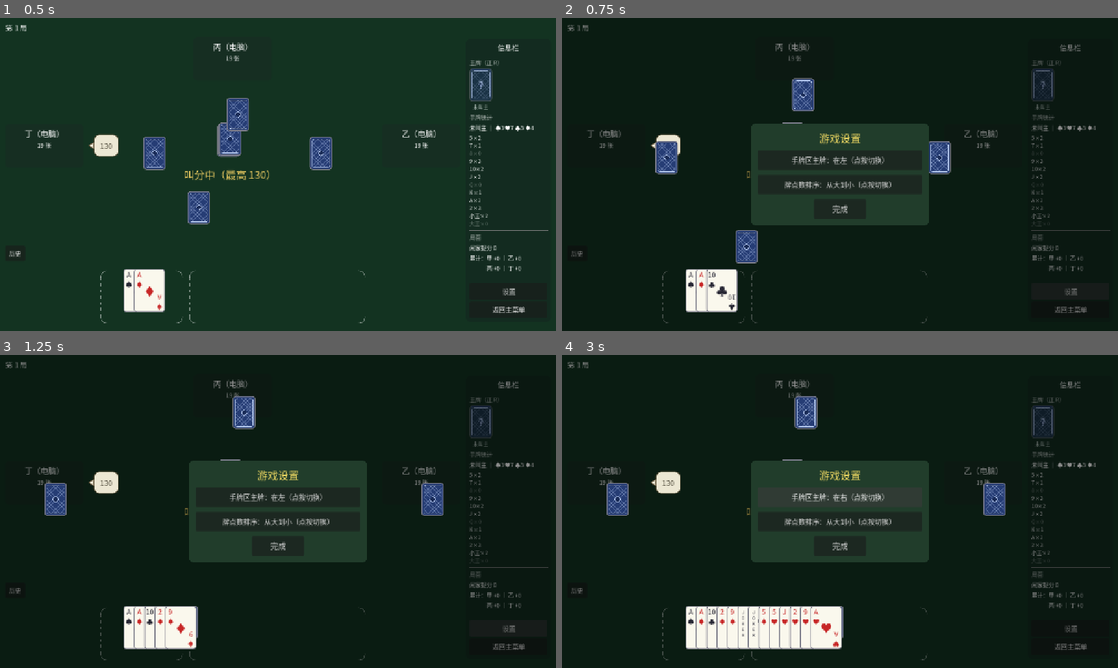
Above: before the commit, frames 1-4 (two rows, left to right).
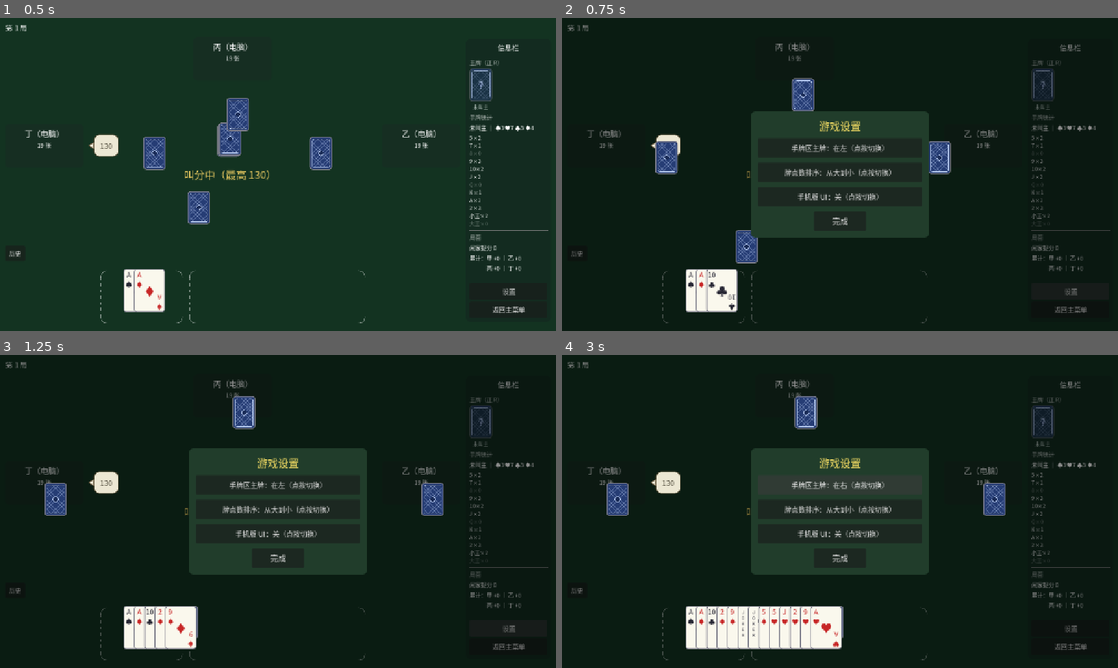
Above: after the commit, the same moments.

Repository: longy1/three-beat-one
Game: Godot game, scene res://scene/table/game_table.tscn
Two runs of this game, one before a commit and one after it. Both use one fixed random seed, a clock stepped at 60 frames per second and the inputs below. This scene is started directly instead of the project's main scene.
Inputs:
- Up to frame 1 (0.5 s): no input
- Up to frame 2 (0.75 s): click "设置" at 0.5 s
- Up to frame 3 (1.25 s): no input
- Up to frame 4 (3 s): click "返回主菜单" at 1.25 s; click "历史" at 2 s; click "手牌区主牌：在左（点按切换）" at 2.75 s

Frame 1 is identical in both runs. In frame 2, 3.9% of the frame differs, in the area x 34-66%, y 29-71%; in frame 3, 3.9%; in frame 4, 4.0%.

Commit message:
feat: 手机版 UI 布局与设置调试入口
- 移动端设备（android/ios/web_android/web_ios）自动启用手机版布局；
  设置面板新增「手机版 UI（调试）：关/开」循环按钮（AppSettings.mobile_ui
  持久化，PC 经此调试入口验证）
- 手机版：手牌区加宽至约 90% 屏宽（BottomArea 右缘 -220 → -128）；
  右侧信息栏默认收起，右上角「信息/收起」切换按钮展开浮层（腾出操作空间）；
  桌面版布局完全不变
- ui-mockup.svg 追加手机版变体屏并修订发牌动画描述；字体子集重跑（新文案）
- 新增 test_mobile_layout_mode（布局/按钮/收起展开/桌面还原口径）

Diff:
--- a/script/app_settings.gd
+++ b/script/app_settings.gd
@@ -13,6 +13,8 @@
 
 static var main_side: int = MainSide.LEFT
 static var sort_order: int = SortOrder.BIG_FIRST
+## 手机版 UI：强制启用移动端牌桌布局（调试入口；真机由设备特性自动判定）
+static var mobile_ui: bool = false
 ## 存储路径（测试可指向临时文件，避免覆写真实用户设置）
 static var cfg_path: String = CFG_PATH
 
@@ -27,10 +29,23 @@
 		return
 	main_side = cfg.get_value("hand", "main_side", MainSide.LEFT)
 	sort_order = cfg.get_value("hand", "sort_order", SortOrder.BIG_FIRST)
+	mobile_ui = cfg.get_value("ui", "mobile_ui", false)
 
 
 static func save_settings() -> void:
 	var cfg := ConfigFile.new()
 	cfg.set_value("hand", "main_side", main_side)
 	cfg.set_value("hand", "sort_order", sort_order)
+	cfg.set_value("ui", "mobile_ui", mobile_ui)
 	cfg.save(cfg_path)
+
+
+## 运行设备是否移动端（Godot 特性标签：原生 android/ios；Web 移动浏览器 web_android/web_ios）
+static func is_mobile_device() -> bool:
+	return OS.has_feature("android") or OS.has_feature("ios") \
+		or OS.has_feature("web_android") or OS.has_feature("web_ios")
+
+
+## 手机版 UI 生效口径：移动端设备自动启用，或设置项强制开启（PC 调试入口）
+static func effective_mobile_ui() -> bool:
+	return mobile_ui or is_mobile_device()
--- a/script/menu/settings_dialog.gd
+++ b/script/menu/settings_dialog.gd
@@ -1,15 +1,17 @@
 class_name SettingsDialog
 extends PanelContainer
-## 游戏设置弹层：手牌区主牌框位置（左/右）与牌点数排序方向（从大到小/从小到大）。
-## 两项均为循环切换按钮（点按翻转并即时保存生效，AppSettings 单一事实源）；
-## on_changed 在每次变更时回调（牌桌据此重渲手牌）。程序化构建（与 ScoresDialog
-## 同口径：遮罩 + 居中锚点 UiStyle.center_anchor + 面板 z_index 60 + content_margin 15）。
-## 【完成】关闭。主菜单设置入口与牌桌右下信息栏设置入口共用本弹层。
+## 游戏设置弹层：手牌区主牌框位置（左/右）、牌点数排序方向（从大到小/从小到大）、
+## 手机版 UI（调试，关/开）。各项均为循环切换按钮（点按翻转并即时保存生效，
+## AppSettings 单一事实源）；on_changed 在每次变更时回调（牌桌据此重应用布局与
+## 重渲手牌）。程序化构建（与 ScoresDialog 同口径：遮罩 + 居中锚点
+## UiStyle.center_anchor + 面板 z_index 60 + content_margin 15）。【完成】关闭。
+## 主菜单设置入口与牌桌右下信息栏设置入口共用本弹层。
 
 
 var _changed: Callable
 var _main_button: Button
 var _order_button: Button
+var _mobile_button: Button
 
 
 static func create(parent: Node, on_changed: Callable) -> SettingsDialog:
@@ -71,6 +73,11 @@
 		AppSettings.sort_order = AppSettings.SortOrder.SMALL_FIRST \
 			if AppSettings.sort_order == AppSettings.SortOrder.BIG_FIRST else AppSettings.SortOrder.BIG_FIRST
 		_apply_change(_order_button, _order_text()))
+	# 手机版 UI（调试）：关 ⇄ 开（移动端设备自动生效；PC 经此调试入口强制开启验证）
+	_mobile_button = _row_button(box, "手机版 UI", _mobile_text())
+	_mobile_button.pressed.connect(func():
+		AppSettings.mobile_ui = not AppSettings.mobile_ui
+		_apply_change(_mobile_button, _mobile_text()))
 
 	var done := Button.new()
 	done.text = "完成"
@@ -106,3 +113,7 @@
 
 func _order_text() -> String:
 	return "从大到小" if AppSettings.sort_order == AppSettings.SortOrder.BIG_FIRST else "从小到大"
+
+
+func _mobile_text() -> String:
+	return "开" if AppSettings.mobile_ui else "关"
--- a/script/table/game_table.gd
+++ b/script/table/game_table.gd
@@ -52,6 +52,8 @@
 var _ai_timer: Timer
 var _trick_timer: Timer
 var _ai_delay_scale := 1.0  ## AI 延迟缩放（UI 测试调小以加速；_run_ai 按比例设置 wait_time）
+var _mobile_ui := false               ## 手机版布局生效中（移动端设备特性或设置强制）
+var _sidebar_toggle: Button = null    ## 手机版右上角信息栏切换按钮（桌面版隐藏）
 
 @onready var game_info: Label = $TopBar/GameInfoLabel
 @onready var bid_center_label: Label = $BidCenterLabel
@@ -128,6 +130,7 @@
 		var panel: SeatPanel = seat_panels[seat]
 		panel.setup(seat)  # 注入座位号（印章定位/测试断言用）
 	_bid_bubbles.setup(self)
+	_apply_layout_mode()
 
 	if _online:
 		_setup_online()
@@ -147,7 +150,42 @@
 ## ============================= 设置（主菜单/牌桌共用弹层） =============================
 
 func _on_settings() -> void:
-	SettingsDialog.create(get_tree().root, func(): _render_hand())
+	SettingsDialog.create(get_tree().root, func():
+		_apply_layout_mode()
+		_render_hand())
+
+
+## ============================= 手机版 UI（仅移动端生效） =============================
+
+## 手机版布局：手牌区加宽至约 90% 屏宽（BottomArea 右缘 -220 → -128，不再让位
+## 信息栏）；右侧信息栏默认收起，右上角「信息」按钮展开/收起（浮层，腾出操作
+## 空间）。判定 = 移动端设备特性自动启用，或设置项强制开启（PC 调试入口，
+## AppSettings.effective_mobile_ui）；桌面版布局完全不变。
+func _apply_layout_mode() -> void:
+	_mobile_ui = AppSettings.effective_mobile_ui()
+	var bottom: Control = $BottomArea
+	bottom.offset_right = -128.0 if _mobile_ui else -220.0
+	sidebar.visible = not _mobile_ui
+	if _sidebar_toggle == null:
+		_sidebar_toggle = Button.new()
+		_sidebar_toggle.text = "信息"
+		_sidebar_toggle.anchor_left = 1.0
+		_sidebar_toggle.anchor_right = 1.0
+		_sidebar_toggle.offset_left = -94.0
+		_sidebar_toggle.offset_right = -12.0
+		_sidebar_toggle.offset_top = 8.0
+		_sidebar_toggle.offset_bottom = 48.0
+		UiStyle.pad_button(_sidebar_toggle)
+		_sidebar_toggle.pressed.connect(_toggle_sidebar)
+		add_child(_sidebar_toggle)  # 树序后置：绘制在信息栏浮层之上
+	_sidebar_toggle.visible = _mobile_ui
+	_sidebar_toggle.text = "收起" if sidebar.visible else "信息"
+
+
+## 右上角按钮：翻转信息栏显隐（手机版默认收起，点按展开为浮层）
+func _toggle_sidebar() -> void:
+	sidebar.visible = not sidebar.visible
+	_sidebar_toggle.text = "收起" if sidebar.visible else "信息"
 
 
 ## 双击牌桌空白（背景层）：清空手牌选择（把选中的牌全部放回）
--- a/static/ui-mockup.svg
+++ b/static/ui-mockup.svg
@@ -1,4 +1,4 @@
-<svg xmlns="http://www.w3.org/2000/svg" width="1280" height="2160" viewBox="0 0 1280 2160" font-family="'Segoe UI','Microsoft YaHei',sans-serif">
+<svg xmlns="http://www.w3.org/2000/svg" width="1280" height="2880" viewBox="0 0 1280 2880" font-family="'Segoe UI','Microsoft YaHei',sans-serif">
   <!-- ═══ 底图：牌桌背景 ═══ -->
   <rect width="1280" height="720" fill="#0b2218"/>
   <rect y="720" width="1280" height="1440" fill="#0b1522"/>
@@ -84,7 +84,7 @@
   <!-- 中央空旷区标注 -->
   <text x="536" y="230" font-size="12" fill="#5a7a68" text-anchor="middle">中央空旷区（y136~432）</text>
   <text x="536" y="248" font-size="12" fill="#5a7a68" text-anchor="middle">居中展示层（叫主点数面板 / 牌堆弹层 / 翻底底牌面板 / 结算面板）：点锚主牌桌十字中心 + grow BOTH</text>
-  <text x="536" y="266" font-size="12" fill="#8fd0a8" text-anchor="middle">发牌动画（DealAnimator，开局/下一局；快照恢复不播）：中央牌叠 → 逐轮 4 张背面飞入各家 → 我的牌翻正挤成一坨 → 收拢 → 展开成牌序（表现层不阻塞对局）</text>
+  <text x="536" y="266" font-size="12" fill="#8fd0a8" text-anchor="middle">发牌动画（DealAnimator，开局/下一局；快照恢复不播）：中央牌叠 → 逐拍一张（约 0.2s/张：3 背面飞闲家 + 1 背面飞入我方汇聚槽，落位翻正现身）→ 收拢 → 展开成牌序（同长平移、途中遮盖按排序后；AI 表态挂起至排序完成）</text>
 
   <!-- ═══ 你的出牌（手牌正上方 y384~461；重叠步距与手牌同款，2026-11-19） ═══ -->
   <rect x="460" y="388" width="48" height="64" rx="5" fill="#f7f3e8" stroke="#888"/>
@@ -270,4 +270,62 @@
   <text x="740" y="1744" font-size="13" fill="#d8e5dd">· 下一局由服务端广播新 game_start 原地重灌（庄位轮换同单机）</text>
   <text x="740" y="1784" font-size="12" fill="#e8b84a">超时托管：叫分 20s / 叫主 30s / 扣底 60s / 出牌 30s（AI 纯模块代打）</text>
   <text x="740" y="1812" font-size="12" fill="#e8b84a">心跳：客户端 5s ping，服务端 60s 无消息或发送失败判离线（进入宽限期；回连凭会话令牌/同昵称承接）</text>
+
+  <!-- ══════════════════════════════════════════════════════════════ -->
+  <!-- ═══ 手机版变体屏（y 2160~2880）：仅移动端生效（android/ios/web_android/web_ios）；
+       PC 经设置「手机版 UI（调试）：关/开」开启验证（AppSettings.mobile_ui 持久化） ═══ -->
+  <rect y="2160" width="1280" height="720" fill="#0b2218"/>
+  <line x1="0" y1="2160" x2="1280" y2="2160" stroke="#e8b84a" stroke-width="1.5" opacity="0.5"/>
+  <text x="16" y="2186" font-size="13" fill="#e8b84a">手机版变体屏（2026-11-21）：手牌区 ≈90% 屏宽｜右侧信息栏默认收起，右上角「信息」按钮展开（浮层）｜其余布局不变</text>
+
+  <!-- 顶栏（不变） -->
+  <rect x="12" y="2196" width="1036" height="32" rx="6" fill="#12291d" stroke="#2c4a38"/>
+  <text x="28" y="2217" font-size="15" fill="#d8e5dd">第 1 局 ｜ 出牌庄 丙 · 叫分 135</text>
+  <!-- 右上角「信息」切换按钮：手机版程序化创建（UiStyle.pad_button）；
+       点按翻转信息栏显隐，展开时文案「收起」 -->
+  <rect x="1186" y="2196" width="82" height="32" rx="6" fill="#1c3a2a" stroke="#e8b84a" stroke-width="1.5"/>
+  <text x="1227" y="2217" font-size="14" fill="#ffd140" text-anchor="middle">信息</text>
+  <text x="1178" y="2217" font-size="12" fill="#e8b84a" text-anchor="end">← 右上角切换按钮（默认收起）</text>
+
+  <!-- 座位面板（位置不变） -->
+  <rect x="446" y="2208" width="180" height="100" rx="8" fill="#162e22" stroke="#3a5c48"/>
+  <text x="536" y="2246" font-size="16" fill="#e8f0ea" text-anchor="middle" font-weight="bold">丙（电脑）</text>
+  <text x="536" y="2270" font-size="13" fill="#9ab5a5" text-anchor="middle">17 张</text>
+  <rect x="12" y="2404" width="180" height="100" rx="8" fill="#162e22" stroke="#3a5c48"/>
+  <text x="102" y="2438" font-size="16" fill="#e8f0ea" text-anchor="middle" font-weight="bold">丁（电脑）</text>
+  <rect x="880" y="2404" width="180" height="100" rx="8" fill="#162e22" stroke="#3a5c48"/>
+  <text x="970" y="2438" font-size="16" fill="#e8f0ea" text-anchor="middle" font-weight="bold">乙（电脑）</text>
+
+  <!-- 信息栏展开态示意（浮层：anchor 0.838~1.0 不变，覆盖右缘；默认隐藏） -->
+  <rect x="1072" y="2208" width="196" height="648" rx="10" fill="#132b1f" opacity="0.55" stroke="#e8b84a" stroke-width="1.5" stroke-dasharray="6 4"/>
+  <text x="1170" y="2236" font-size="14" fill="#e8b84a" text-anchor="middle">信息栏（展开态示意）</text>
+  <text x="1170" y="2258" font-size="11" fill="#9a824a" text-anchor="middle">浮层覆盖右缘，再点「收起」隐藏</text>
+  <text x="1170" y="2278" font-size="11" fill="#9a824a" text-anchor="middle">主牌/统计/局面/设置/菜单照旧</text>
+
+  <!-- 底部区：手牌区加宽 12~1152（offset_right -220 → -128，净宽 1140 ≈ 89% 屏宽） -->
+  <rect x="12" y="2650" width="1140" height="216" rx="8" fill="none" stroke="#8fd0a8" stroke-width="1.5" stroke-dasharray="8 6"/>
+  <text x="24" y="2672" font-size="13" fill="#8fd0a8">底部区（12~1152，手牌净宽 ≈89% 屏宽；桌面版 12~1060 让位信息栏）</text>
+  <rect x="484" y="2654" width="120" height="44" rx="6" fill="#1c3a2a" stroke="#3a5c48"/>
+  <text x="544" y="2681" font-size="17" fill="#d8e5dd" text-anchor="middle">出 牌</text>
+  <rect x="616" y="2654" width="120" height="44" rx="6" fill="#1c3a2a" stroke="#3a5c48"/>
+  <text x="676" y="2681" font-size="17" fill="#d8e5dd" text-anchor="middle">放弃</text>
+  <!-- 手牌双虚线框（居中于加宽后的手牌区 582） -->
+  <text x="560" y="2736" font-size="12" fill="#9ab5a5" text-anchor="middle">主牌框</text>
+  <rect x="443" y="2740" width="220" height="106" rx="14" fill="none" stroke="#ffffff" stroke-opacity="0.45" stroke-width="1.5" stroke-dasharray="7 5"/>
+  <rect x="453" y="2750" width="16" height="86" rx="3" fill="#f7f3e8" stroke="#888"/>
+  <rect x="469" y="2750" width="16" height="86" rx="3" fill="#f7f3e8" stroke="#888"/>
+  <rect x="485" y="2750" width="16" height="86" rx="3" fill="#f7f3e8" stroke="#888"/>
+  <rect x="501" y="2750" width="16" height="86" rx="3" fill="#f7f3e8" stroke="#888"/>
+  <rect x="517" y="2750" width="16" height="86" rx="3" fill="#f7f3e8" stroke="#888"/>
+  <rect x="533" y="2750" width="16" height="86" rx="3" fill="#f7f3e8" stroke="#888"/>
+  <rect x="549" y="2750" width="16" height="86" rx="3" fill="#f7f3e8" stroke="#888"/>
+  <rect x="565" y="2750" width="16" height="86" rx="3" fill="#f7f3e8" stroke="#888"/>
+  <text x="700" y="2736" font-size="12" fill="#9ab5a5" text-anchor="middle">副牌框</text>
+  <rect x="679" y="2740" width="150" height="106" rx="14" fill="none" stroke="#ffffff" stroke-opacity="0.45" stroke-width="1.5" stroke-dasharray="7 5"/>
+  <rect x="689" y="2750" width="16" height="86" rx="3" fill="#f7f3e8" stroke="#888"/>
+  <rect x="705" y="2750" width="16" height="86" rx="3" fill="#f7f3e8" stroke="#888"/>
+  <rect x="721" y="2750" width="16" height="86" rx="3" fill="#f7f3e8" stroke="#888"/>
+  <rect x="737" y="2750" width="16" height="86" rx="3" fill="#f7f3e8" stroke="#888"/>
+  <rect x="753" y="2750" width="16" height="86" rx="3" fill="#f7f3e8" stroke="#888"/>
+  <text x="24" y="2868" font-size="12" fill="#5a7a68">移动端判定 = OS.has_feature 的 android/ios/web_android/web_ios；设置项 mobile_ui 可强制开启/关闭（PC 调试入口，ConfigFile 持久化）</text>
 </svg>
--- a/test/test_ui.gd
+++ b/test/test_ui.gd
@@ -767,15 +767,17 @@
 	AppSettings.cfg_path = "user://test_settings_dialog.cfg"
 	var prev_side: int = AppSettings.main_side
 	var prev_order: int = AppSettings.sort_order
+	var prev_mobile: bool = AppSettings.mobile_ui
 	var changed := {"n": 0}
 	var dialog := SettingsDialog.create(tree.root, func(): changed.n += 1)
 	var buttons: Array = []
 	for c in dialog.get_children()[0].get_children():
 		if c is Button:
 			buttons.append(c)
-	test.eq(buttons.size(), 2, "两个循环切换按钮（完成按钮在中央容器内）")
+	test.eq(buttons.size(), 3, "三个循环切换按钮（完成按钮在中央容器内）")
 	var main_btn: Button = buttons[0]
 	var order_btn: Button = buttons[1]
+	var mobile_btn: Button = buttons[2]
 	var side_before: int = AppSettings.main_side
 	main_btn.pressed.emit()
 	test.check(int(AppSettings.main_side) != side_before, "切换主牌框位置")
@@ -784,8 +786,45 @@
 	order_btn.pressed.emit()
 	test.check(int(AppSettings.sort_order) != order_before, "切换排序方向")
 	test.eq(int(changed.n), 2, "变更回调再次触发")
+	var mobile_before: bool = AppSettings.mobile_ui
+	mobile_btn.pressed.emit()
+	test.check(AppSettings.mobile_ui != mobile_before, "切换手机版 UI 调试开关")
+	test.eq(int(changed.n), 3, "变更回调第三次触发")
 	AppSettings.main_side = prev_side
 	AppSettings.sort_order = prev_order
+	AppSettings.mobile_ui = prev_mobile
 	AppSettings.cfg_path = prev_path
 	dialog.queue_free()
 	await tree.process_frame
+
+
+## 手机版 UI（仅移动端生效 + PC 调试入口）：手牌区加宽至约 90% 屏宽、
+## 信息栏默认收起（右上角「信息」按钮展开/收起浮层）；桌面版布局不变
+func test_mobile_layout_mode(test) -> void:
+	var tree: SceneTree = Engine.get_main_loop()
+	AppSettings.mobile_ui = true  # 强制开启（headless 桌面环境无移动端特性）
+	var table = load("res://scene/table/game_table.tscn").instantiate()
+	tree.root.add_child(table)
+	await tree.process_frame
+	await tree.process_frame
+	var bottom: Control = table.get_node("BottomArea")
+	test.eq(float(bottom.offset_right), -128.0, "手机版手牌区加宽（右缘 -128 ≈ 90% 屏宽）")
+	test.check(not table.sidebar.visible, "信息栏默认收起")
+	test.check(table._sidebar_toggle.visible, "右上角「信息」切换按钮可见")
+	table._sidebar_toggle.pressed.emit()
+	test.check(table.sidebar.visible, "点按钮展开信息栏浮层")
+	test.eq(str(table._sidebar_toggle.text), "收起", "展开后按钮文案为「收起」")
+	table._sidebar_toggle.pressed.emit()
+	test.check(not table.sidebar.visible, "再点收起")
+	test.eq(str(table._sidebar_toggle.text), "信息", "收起后按钮文案为「信息」")
+	table.queue_free()
+	await tree.process_frame
+	AppSettings.mobile_ui = false  # 还原（桌面版布局口径）
+	var table2 = load("res://scene/table/game_table.tscn").instantiate()
+	tree.root.add_child(table2)
+	await tree.process_frame
+	await tree.process_frame
+	test.eq(float(table2.get_node("BottomArea").offset_right), -220.0, "桌面版保持让位信息栏")
+	test.check(table2.sidebar.visible, "桌面版信息栏常显")
+	test.check(not table2._sidebar_toggle.visible, "桌面版隐藏切换按钮")
+	await _release_table(table2)
Binary file changed: font/NotoSansSC-Regular.subset.otf
